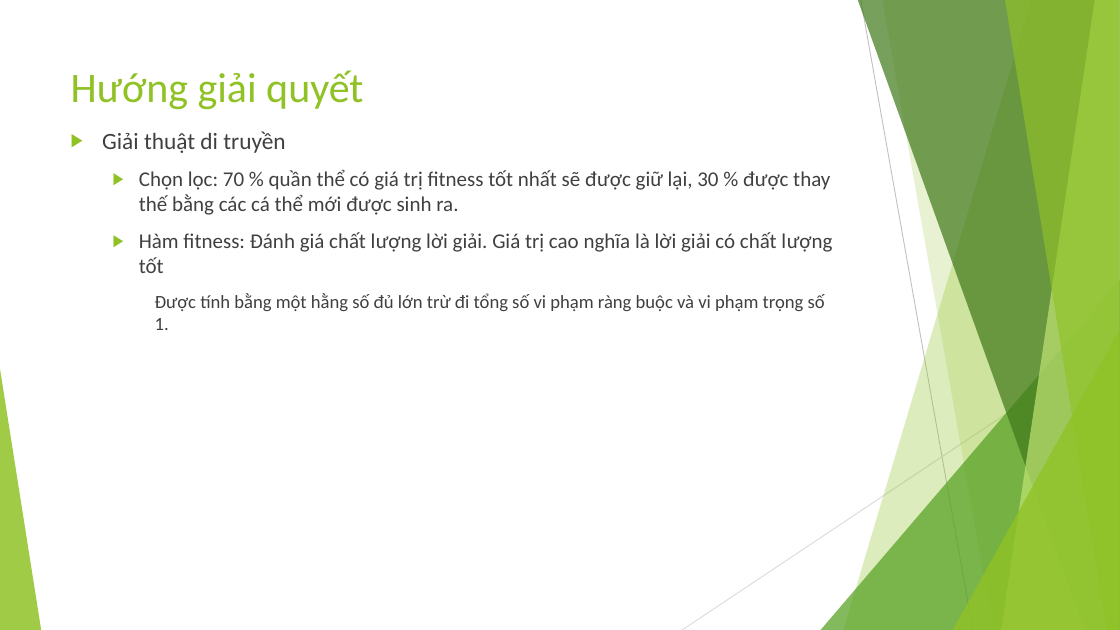
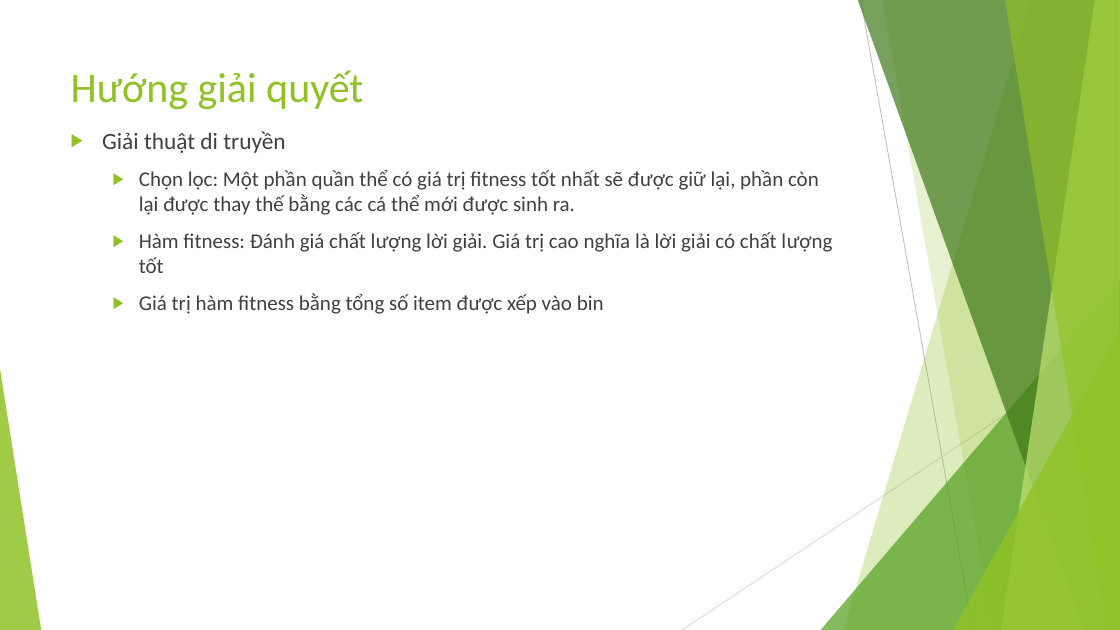
Before and after one commit to dungkhmt/CourseCPCBLS, a slide deck: slide 10 of OpenCBLS/src/khmtk60/miniprojects/G6/Báo cáo môn học.pptx (slide 9 before the commit). Drawn at 1120x630 pixels with LibreOffice and Linux fonts; fonts in the diff are those of the drawing. Boxes give left, top, right and bottom in pixels: in the first picture for what was removed or moved away, otherwise in the second. Text is boxed around its words. In the diff, an @@ line names an element or a change of style, - is before the commit and + after.

```diff
--- a/OpenCBLS/src/khmtk60/miniprojects/G6/Báo cáo môn học.pptx
+++ b/OpenCBLS/src/khmtk60/miniprojects/G6/Báo cáo môn học.pptx
@@ text at <box>139,169,819,215</box>: text changed @@
-  ▶ Chọn lọc: 70 % quần thể có giá trị fitness tốt nhất sẽ được giữ lại, 30 % được thay thế bằng các cá thể mới được sinh ra.
+  ▶ Chọn lọc: Một phần quần thể có giá trị fitness tốt nhất sẽ được giữ lại, phần còn lại được thay thế bằng các cá thể mới được sinh ra.
@@ text at <box>139,293,604,314</box>: text changed; size 16 to 18 pt @@
-    Được tính bằng một hằng số đủ lớn trừ đi tổng số vi phạm ràng buộc và vi phạm trọng số 1.
+  ▶ Giá trị hàm fitness bằng tổng số item được xếp vào bin
```
Also in this commit, not shown: 7 other slides changed, 1 slide added, 3 other files.
